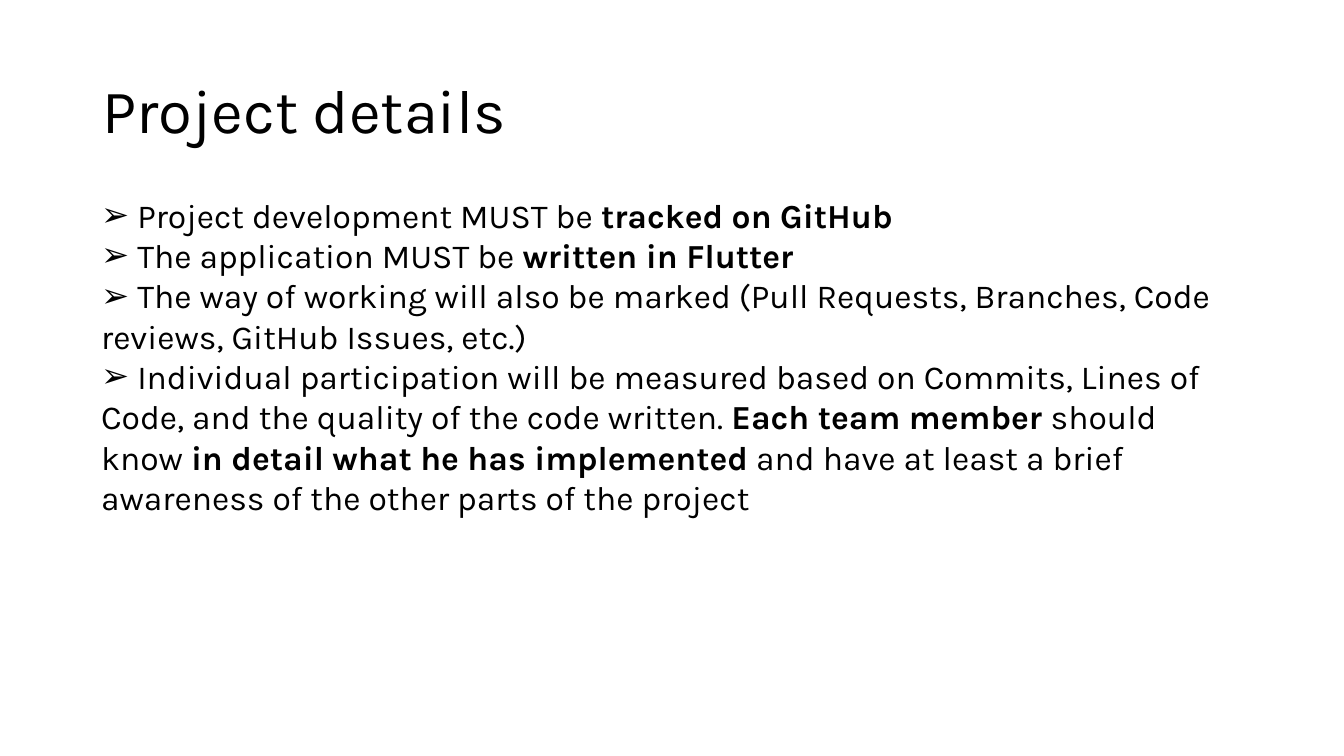
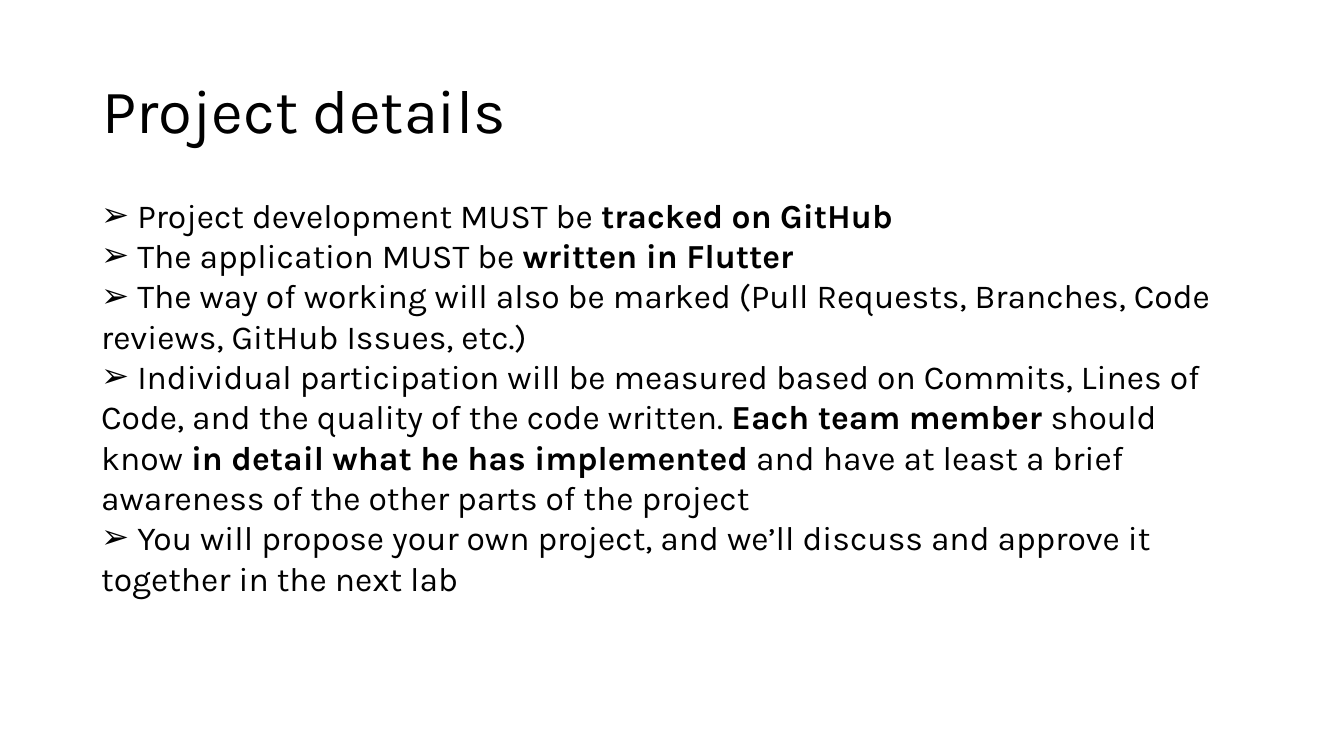
Before and after one commit to rusudinu/mobile-and-embedded-computing, a slide deck: slide 4 of labs/Mobile-and-Embedded-Lab1.pptx. Drawn at 1344x756 pixels with LibreOffice and Linux fonts; fonts in the diff are those of the drawing. Boxes give left, top, right and bottom in pixels: in the first picture for what was removed or moved away, otherwise in the second. Text is boxed around its words. In the diff, an @@ line names an element or a change of style, - is before the commit and + after.

Commit message:
new lab1

```diff
--- a/labs/Mobile-and-Embedded-Lab1.pptx
+++ b/labs/Mobile-and-Embedded-Lab1.pptx
@@ text at bbox=[101, 527, 1151, 599]: paragraph added @@
+➢ You will propose your own project, and we’ll discuss and approve it together in the next lab
```
